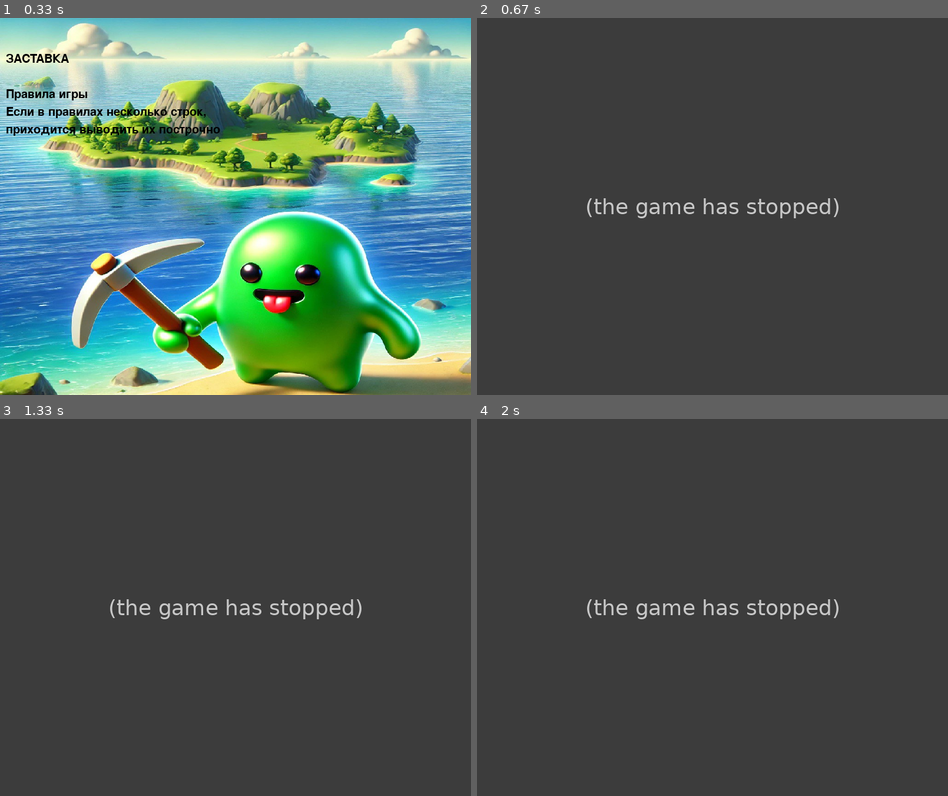
Above: before the commit, frames 1-4 (two rows, left to right).
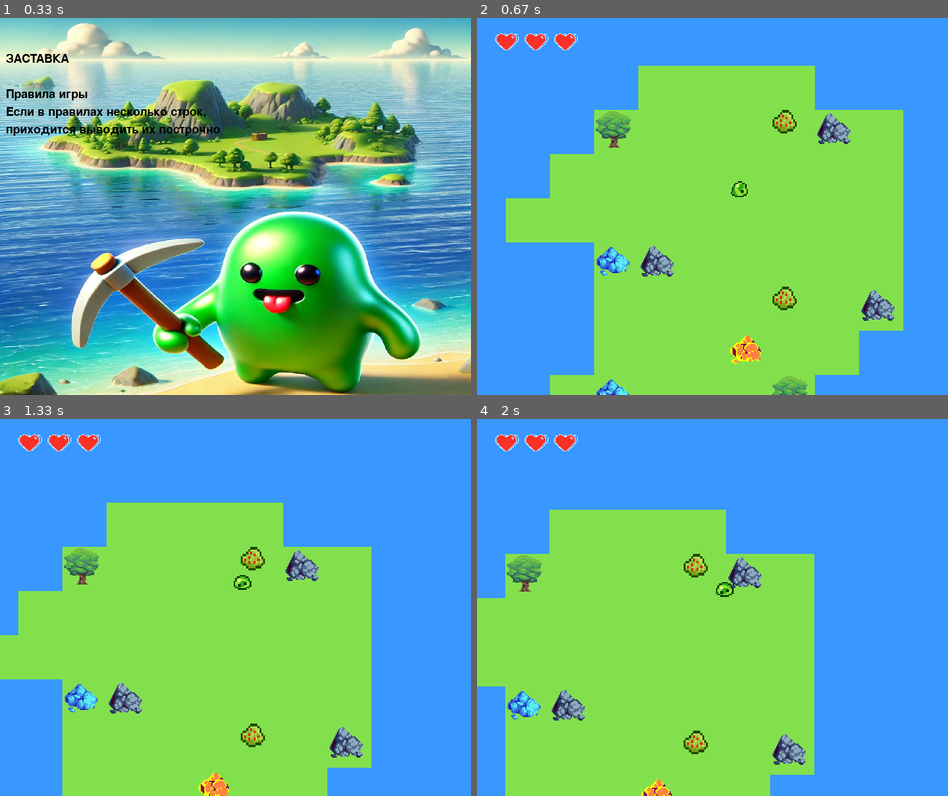
Above: after the commit, the same moments.

Repository: glebkasilov/pygame-project
Game: pygame game, started from main.py
Two runs of this game, one before a commit and one after it. Both use one fixed random seed, a clock stepped at 60 frames per second and the inputs below.
Inputs:
- Up to frame 1 (0.33 s): no input
- Up to frame 2 (0.67 s): hold Right from 0.33 s (still down)
- Up to frame 3 (1.33 s): release Right at 0.8 s; hold E 0.83-1.13 s; hold Up 0.83-1.13 s; hold Up from 1.17 s (still down)
- Up to frame 4 (2 s): release Up at 1.47 s; hold Right 1.5-1.97 s

Frame 1 is identical in both runs. In frame 2, 100% of the frame differs, in the area x 0-100%, y 0-100%; in frame 3, 100%; in frame 4, 100%.
Error before the commit: AttributeError: type object 'Player' has no attribute 'inventory' (objects.py line 262); the game stopped at 0.33 s (later frames are placeholders)

Commit message:
hitting system

Diff:
--- a/main.py
+++ b/main.py
@@ -27,8 +27,8 @@
     from scripts.objects.screens import start_screen
     from scripts.objects.map import generate_level
     from scripts.objects.map import load_level
-    from scripts.utils import tiles_group, all_sprites, grount_group, water_group, resource_group
-    from scripts.objects.objects import generate_Resource
+    from scripts.utils import tiles_group, all_sprites, grount_group, water_group, resource_group, resource_bars_group
+    from scripts.objects.objects import generate_resource
     from scripts.objects.player import player_group
     from scripts.objects.camera import Camera
 
@@ -39,13 +39,15 @@
     while running:
         while len(resource_group) < 10:
             # print(len(resource_group))
-            generate_Resource()
+            generate_resource()
 
         camera = Camera()
 
         for event in pygame.event.get():
             if event.type == pygame.QUIT:
                 running = False
+            if event.type == pygame.KEYDOWN and event.key == pygame.K_e:
+                player.hit()
 
         keys = pygame.key.get_pressed()
 
@@ -65,6 +67,9 @@
         grount_group.draw(screen)
 
         resource_group.draw(screen)
+        resource_group.update()
+
+        resource_bars_group.draw(screen)
 
         player_group.draw(screen)
         player_group.update()
--- a/scripts/objects/objects.py
+++ b/scripts/objects/objects.py
@@ -3,7 +3,14 @@
 
 from scripts.utils import load_image
 from scripts.objects.player import Player
-from scripts.utils import all_sprites, tiles_group, grount_group, water_group, resource_group
+from scripts.utils import (
+    all_sprites,
+    tiles_group,
+    grount_group,
+    water_group,
+    resource_group,
+    resource_bars_group
+)
 
 tile_width = tile_height = 75
 
@@ -27,7 +34,7 @@
 
 class HealthBar(pygame.sprite.Sprite):
     def __init__(self, max_health, width, height, offset):
-        super().__init__(resource_group, all_sprites)
+        super().__init__(resource_bars_group, all_sprites)
         self.max_health = max_health
         self.current_health = max_health
         self.width = width
@@ -38,24 +45,26 @@
         self.rect = self.image.get_rect()
 
     def update(self, parent_sprite):
-        # if self.current_health < self.max_health:
-        self.rect.midtop = (
-            parent_sprite.rect.centerx,
-            parent_sprite.rect.top - self.offset[1]
-        )
-
-        health_ratio = self.current_health / self.max_health
-
-        new_width = int(self.width * health_ratio)
-
-        self.image = pygame.Surface([new_width, self.height])
-        self.image.fill(GREEN)
-
-        pygame.draw.rect(self.image, BLACK,
-                         (0, 0, self.width, self.height), 1)
-
-        if self.current_health <= 0:
-            parent_sprite.kill()
+        if self.current_health != self.max_health:
+            self.rect.midtop = (
+                parent_sprite.rect.centerx,
+                parent_sprite.rect.top - self.offset[1]
+            )
+
+            health_ratio = self.current_health / self.max_health
+
+            new_width = int(self.width * health_ratio)
+
+            self.image = pygame.Surface([new_width, self.height])
+            self.image.fill(GREEN)
+
+            pygame.draw.rect(self.image, BLACK,
+                             (0, 0, self.width, self.height), 1)
+
+            if self.current_health <= 0:
+                parent_sprite.kill()
+        else:
+            self.image.set_alpha(0)
 
     def draw(self, surface):
         surface.blit(self.image, self.rect)
@@ -113,17 +122,10 @@
         self.image = load_image(
             f'block_{type_resource}.png', type_data="block", color_key=-1, scale=(64, 64) if type_resource != "strawberry" else (46, 40)
         )
-        self.rect = self.image.get_rect().move(
-            tile_width * pos_x,
-            tile_height * pos_y
-        )
-
-        self.x = self.rect.x
-        self.y = self.rect.y
-
-    def move(self, dx, dy):
-        self.rect.x += dx
-        self.rect.y += dy
+
+        self.rect = self.image.get_rect()
+        self.rect.x = tile_width * pos_x
+        self.rect.y = tile_height * pos_y
 
         self.x = self.rect.x
         self.y = self.rect.y
@@ -135,7 +137,7 @@
         super().kill()
         all_sprites.remove(self)
         resource_group.remove(self)
-        mass_resources[self.type_resource].remove((self.x, self.y))
+        # mass_resources[self.type_resource].remove((self.x, self.y))
 
     def create_health_bar(self, health=1):
         health_bar = HealthBar(
@@ -151,14 +153,6 @@
 class Tree(Recourse):
     def __init__(self, pos_x, pos_y):
         super().__init__(pos_x, pos_y, 'tree')
-        self.rect = self.image.get_rect().move(
-            tile_width * pos_x + self.image.get_width() // 2,
-            tile_height * pos_y + self.image.get_height() // 2
-        )
-
-        self.x = self.rect.x
-        self.y = self.rect.y
-
         self.max_health = 4
 
         self.health = 4
@@ -166,55 +160,42 @@
         resource_group.add(self)
         self.health_bar = self.create_health_bar(self.health)
 
-    def damage(self):
-        self.health -= 1
-
-        if self.health < self.max_health:
-            self.health_bar = self.create_health_bar()
+    def update(self):
+        self.health_bar.update(self)
+
+    def damage(self, damage=1) -> tuple[str | None, int | None]:
+        self.health -= damage
 
         self.health_bar.current_health -= 1
         self.health_bar.update(self)
 
-        if self.health == 0:
-            Player.inventory['wood'] += random.randint(1, 3)
-            self.kill()
-
-        return self.health
+        if self.health <= 0:
+            self.kill()
+            return "wood", random.randint(1, 3)
+
+        return None, None
 
 
 class Strawberry(Recourse):
     def __init__(self, pos_x, pos_y):
         super().__init__(pos_x, pos_y, 'strawberry')
-        self.rect = self.image.get_rect().move(
-            tile_width * pos_x + self.image.get_width() // 2,
-            tile_height * pos_y + self.image.get_height() // 2
-        )
-
-        self.x = self.rect.x
-        self.y = self.rect.y
-
-        resource_group.add(self)
-
-    def damage(self):
-        self.health -= 1
-
-        if self.health <= 0:
-            Player.inventory['strawberry'] += random.randint(1, 3)
-            self.kill()
-
-        return self.health
+        self.health = 1
+
+        resource_group.add(self)
+
+    def damage(self, damage=1) -> tuple[str | None, int | None]:
+        self.health -= damage
+
+        if self.health <= 0:
+            self.kill()
+            return "strawberry", random.randint(1, 3)
+
+        return None, None
 
 
 class Gold(Recourse):
     def __init__(self, pos_x, pos_y):
         super().__init__(pos_x, pos_y, 'gold')
-        self.rect = self.image.get_rect().move(
-            tile_width * pos_x + self.image.get_width() // 2,
-            tile_height * pos_y + self.image.get_height() // 2
-        )
-
-        self.x = self.rect.x
-        self.y = self.rect.y
 
         self.health = 6
 
@@ -222,29 +203,25 @@
 
         self.health_bar = self.create_health_bar(self.health)
 
-    def damage(self):
-        self.health -= 1
-
-        if self.health <= 0:
-            Player.inventory['gold'] += random.randint(1, 3)
-            self.kill()
+    def update(self):
+        self.health_bar.update(self)
+
+    def damage(self, damage=1) -> tuple[str | None, int | None]:
+        self.health -= damage
 
         self.health_bar.current_health -= 1
         self.health_bar.update(self)
 
-        return self.health
+        if self.health <= 0:
+            self.kill()
+            return "gold", random.randint(1, 3)
+
+        return None, None
 
 
 class Iron(Recourse):
     def __init__(self, pos_x, pos_y):
         super().__init__(pos_x, pos_y, 'iron')
-        self.rect = self.image.get_rect().move(
-            tile_width * pos_x + self.image.get_width() // 2,
-            tile_height * pos_y + self.image.get_height() // 2
-        )
-
-        self.x = self.rect.x
-        self.y = self.rect.y
 
         self.health = 5
 
@@ -252,32 +229,25 @@
 
         self.health_bar = self.create_health_bar(self.health)
 
-        for i in range(self.health):
-            self.damage()
-
-    def damage(self):
-        self.health -= 1
-
-        if self.health <= 0:
-            Player.inventory['iron'] += random.randint(1, 3)
-            self.kill()
+    def update(self):
+        self.health_bar.update(self)
+
+    def damage(self, damage=1) -> tuple[str | None, int | None]:
+        self.health -= damage
 
         self.health_bar.current_health -= 1
         self.health_bar.update(self)
 
-        return self.health
+        if self.health <= 0:
+            self.kill()
+            return "iron", random.randint(1, 3)
+
+        return None, None
 
 
 class Stone(Recourse):
     def __init__(self, pos_x, pos_y):
         super().__init__(pos_x, pos_y, 'stone')
-        self.rect = self.image.get_rect().move(
-            tile_width * pos_x + self.image.get_width() // 2,
-            tile_height * pos_y + self.image.get_height() // 2
-        )
-
-        self.x = self.rect.x
-        self.y = self.rect.y
 
         self.health = 4
 
@@ -285,22 +255,25 @@
 
         self.health_bar = self.create_health_bar(self.health)
 
-    def damage(self):
-        self.health -= 1
-
-        if self.health <= 0:
-            Player.inventory['stone'] += random.randint(1, 3)
-            self.kill()
+    def update(self):
+        self.health_bar.update(self)
+
+    def damage(self, damage=1) -> tuple[str | None, int | None]:
+        self.health -= damage
 
         self.health_bar.current_health -= 1
         self.health_bar.update(self)
 
-        return self.health
-
-
-def generate_Resource():
+        if self.health <= 0:
+            self.kill()
+            return "stone", random.randint(1, 3)
+
+        return None, None
+
+
+def generate_resource():
     with open('levels/main_level.txt', 'r') as f:
-        mapa = f.readlines()
+        mapa = [el.rstrip("\n") for el in f.readlines()]
 
     item = ['gold', 'stone', 'iron', 'tree',
             'strawberry'][random.randint(0, 4)]
@@ -309,13 +282,12 @@
     for i in mass_resources.values():
         mass_values += i
 
-    while True:
+    x = random.randint(0, len(mapa[0]) - 1)
+    y = random.randint(0, len(mapa) - 1)
+
+    while any((((x, y) in mass_values), (mapa[y][x] == '#'), (mapa[y][x] == '@'))):
         x = random.randint(0, len(mapa[0]) - 1)
         y = random.randint(0, len(mapa) - 1)
-
-        if (x, y) in mass_values or mapa[y][x] == '#' or mapa[y][x] == '@':
-            continue
-        break
 
     mass_resources[item].append((x, y))
 
--- a/scripts/objects/player.py
+++ b/scripts/objects/player.py
@@ -118,13 +118,12 @@
             "gold": 0,
             "wood": 0,
             "stone": 0,
-            "iron": 0
+            "iron": 0,
+            "strawberry": 0
         }
 
     def update(self):
         super().update()
-
-        print(self.inventory)
 
         if not self.is_alive:
             self.kill()
@@ -193,7 +192,13 @@
             self.pos_y = 0.0
 
     def hit(self):
-        pass
+        print("hit")
+
+        for sprite in resource_group:
+            if pygame.sprite.collide_rect(self, sprite):
+                obj, count = sprite.damage()
+                if obj is not None:
+                    self.add_item(obj, count)
 
     def damaged(self):
         self.health -= 1
@@ -217,17 +222,18 @@
 
     def add_item(self, item, count):
         self.inventory[item] += count
+        print(self.inventory)
 
 
 def can_move_point(x_now, y_now, direction) -> bool:
     if direction == 'left':
         for tile in water_group:
             # or tile.point_in_tile(x_now - 4, y_now - 5) or tile.point_in_tile(x_now - 4, y_now + 5):
-            if tile.point_in_tile(x_now - 6, y_now):
+            if tile.point_in_tile(x_now, y_now):
                 return False
         for tile in resource_group:
             # or tile.point_in_tile(x_now - 4, y_now - 5) or tile.point_in_tile(x_now - 4, y_now + 5):
-            if tile.point_in_tile(x_now - 6, y_now):
+            if tile.point_in_tile(x_now, y_now):
                 return False
 
     if direction == 'right':
@@ -244,11 +250,11 @@
     if direction == 'up':
         for tile in water_group:
             # or tile.point_in_tile(x_now - 5, y_now - 4) or tile.point_in_tile(x_now + 5, y_now - 4):
-            if tile.point_in_tile(x_now, y_now - 4):
+            if tile.point_in_tile(x_now, y_now - 2):
                 return False
         for tile in resource_group:
             # or tile.point_in_tile(x_now - 5, y_now - 4) or tile.point_in_tile(x_now + 5, y_now - 4):
-            if tile.point_in_tile(x_now, y_now - 4):
+            if tile.point_in_tile(x_now, y_now - 2):
                 return False
 
     if direction == 'down':
--- a/scripts/utils.py
+++ b/scripts/utils.py
@@ -9,6 +9,7 @@
 grount_group = pygame.sprite.Group()
 
 resource_group = pygame.sprite.Group()
+resource_bars_group = pygame.sprite.Group()
 
 
 def load_image(name, type_data="", color_key=None, scale=None):
Binary file changed: data/grass.png
